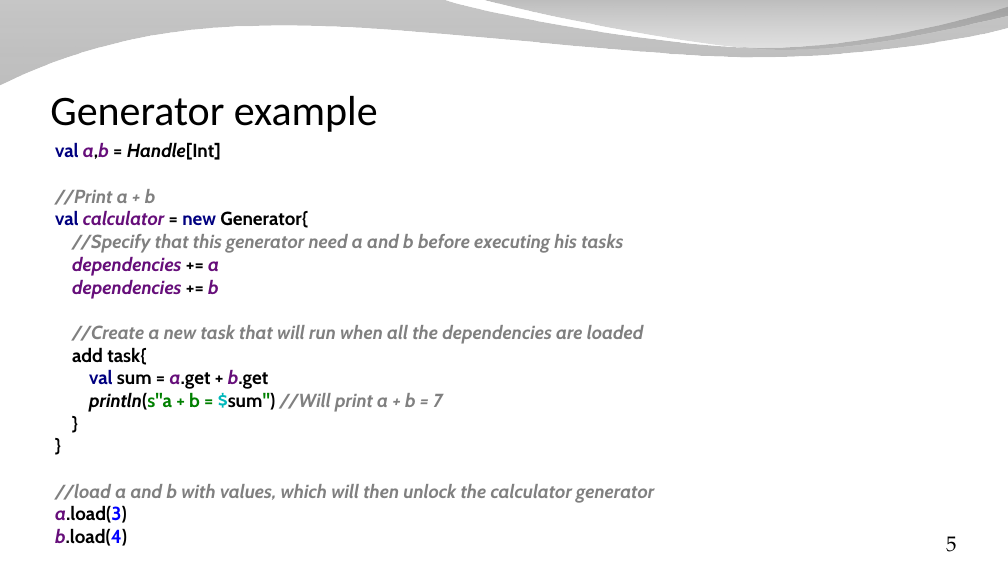
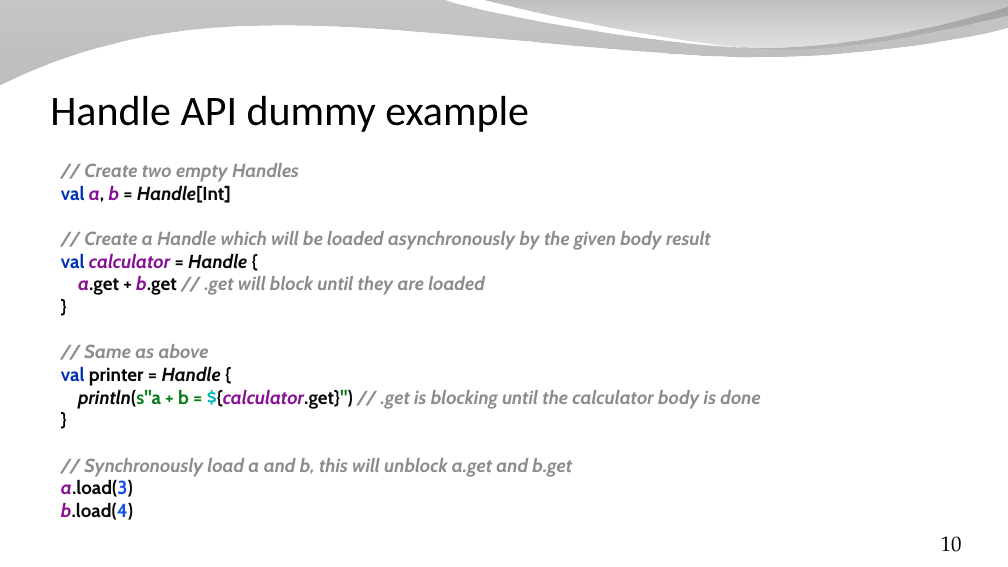
Before and after one commit to SpinalHDL/SpinalDoc, a slide deck: slide 10 of presentation/en/workshop/saxonsoc.odp (slide 5 before the commit). Drawn at 1008x567 pixels with LibreOffice and Linux fonts; fonts in the diff are those of the drawing; background and template pictures are left out. Boxes give left, top, right and bottom in pixels: in the first picture for what was removed or moved away, otherwise in the second. Text is boxed around its words. In the diff, an @@ line names an element or a change of style, - is before the commit and + after.

```diff
--- a/presentation/en/workshop/saxonsoc.odp
+++ b/presentation/en/workshop/saxonsoc.odp
@@ title at (50, 96, 529, 132): text changed @@
-Generator example
+Handle API dummy example
@@ text at (61, 163, 760, 520): text changed; text colour #808080 to #8C8C8C @@
-val a,b = Handle[Int]
-//Print a + b
-val calculator = new Generator{
-//Specify that this generator need a and b before executing his tasks
-dependencies += a
-dependencies += b
-//Create a new task that will run when all the dependencies are loaded
-add task{
-val sum = a.get + b.get
-println(s"a + b = $sum") //Will print a + b = 7
-}
-}
-//load a and b with values, which will then unlock the calculator generator
-a.load(3)
-b.load(4)
+// Create two empty Handles
+val a, b = Handle[Int]
+// Create a Handle which will be loaded asynchronously by the given body result
+val calculator = Handle {
+a.get + b.get // .get will block until they are loaded
+}
+// Same as above
+val printer = Handle {
+println(s"a + b = ${calculator.get}") // .get is blocking until the calculator body is done
+}
+// Synchronously load a and b, this will unblock a.get and b.get
+a.load(3)
+b.load(4)
@@ page number at (941, 536, 962, 552): text changed @@
-5
+10
```
Also in this commit, not shown: 2 other slides changed, 5 slides added, 4 other files.
